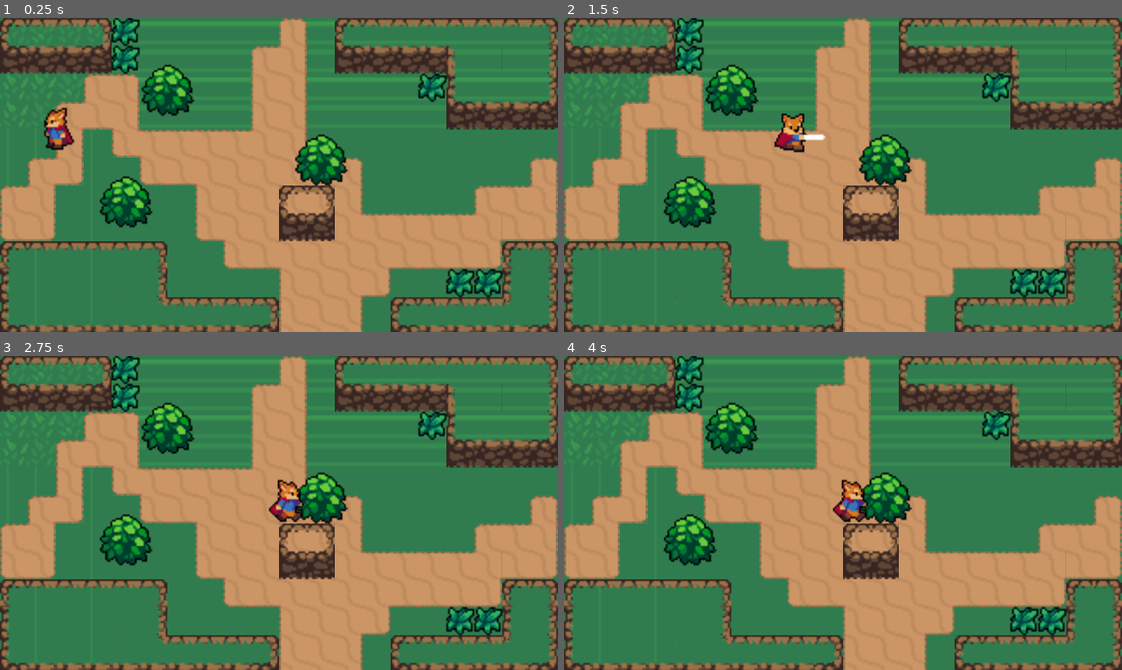
Above: before the commit, frames 1-4 (two rows, left to right).
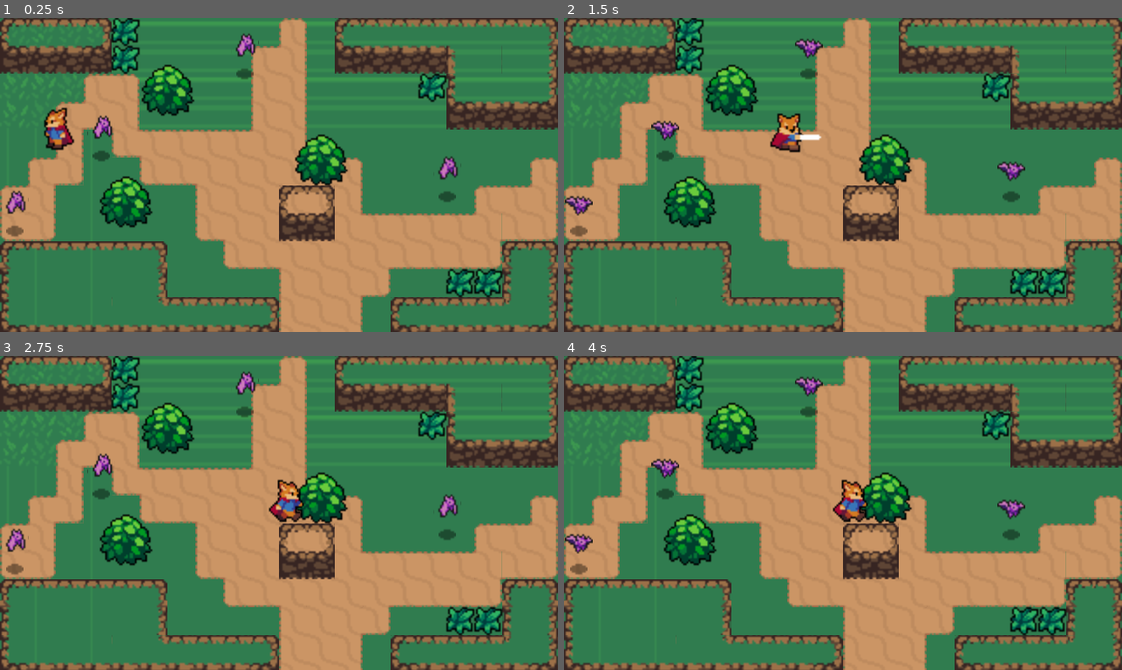
Above: after the commit, the same moments.

Repository: rballonline/GodotHeartBeastTutorials
Game: Godot game, scene res://World.tscn
The game is run twice, just before and just after one commit, with the same random seed, the same clock (stepped at 60 frames per second) and the same inputs.
Inputs:
- Up to frame 1 (0.25 s): no input
- Up to frame 2 (1.5 s): hold Right (ui_right) 0.53-1.28 s; tap K (roll) at 0.6 s; hold Down (ui_down) from 1.28 s (still down); tap Space (attack) at 1.35 s
- Up to frame 3 (2.75 s): tap K (roll) at 1.55, 2.1 s; release Down (ui_down) at 2.03 s; hold Right (ui_right) from 2.03 s (still down)
- Up to frame 4 (4 s): release Right (ui_right) at 2.78 s; hold Up (ui_up) 2.78-3.53 s; tap K (roll) at 2.85, 3.8 s; hold Left (ui_left) from 3.53 s (still down); tap Space (attack) at 3.6 s

The runs differ from the first frame. In frame 1, 1.1% of the frame differs, in the area x 0-83%, y 5-70%; in frame 2, 1.7%, in the area x 0-83%, y 6-70%; in frame 3, 1.1%; in frame 4, 1.1%.

Commit message:
End of 13

Diff:
--- /dev/null
+++ b/Enemies/Bat.gd
@@ -0,0 +1,10 @@
+extends KinematicBody2D
+
+var knockback = Vector2.ZERO
+
+func _physics_process(delta):
+	knockback = knockback.move_toward(Vector2.ZERO, 200 * delta)
+	knockback = move_and_slide(knockback)
+
+func _on_HurtBox_area_entered(area):
+	knockback = area.knockback_vector * 120
--- /dev/null
+++ b/Enemies/Bat.tscn
@@ -0,0 +1,74 @@
+[gd_scene load_steps=13 format=2]
+
+[ext_resource path="res://Shadows/SmallShadow.png" type="Texture" id=1]
+[ext_resource path="res://Enemies/Bat.png" type="Texture" id=2]
+[ext_resource path="res://Enemies/Bat.gd" type="Script" id=3]
+[ext_resource path="res://Hit and Hurt Boxes/HurtBox.tscn" type="PackedScene" id=4]
+
+[sub_resource type="AtlasTexture" id=1]
+flags = 4
+atlas = ExtResource( 2 )
+region = Rect2( 0, 0, 16, 24 )
+
+[sub_resource type="AtlasTexture" id=2]
+flags = 4
+atlas = ExtResource( 2 )
+region = Rect2( 16, 0, 16, 24 )
+
+[sub_resource type="AtlasTexture" id=3]
+flags = 4
+atlas = ExtResource( 2 )
+region = Rect2( 32, 0, 16, 24 )
+
+[sub_resource type="AtlasTexture" id=4]
+flags = 4
+atlas = ExtResource( 2 )
+region = Rect2( 48, 0, 16, 24 )
+
+[sub_resource type="AtlasTexture" id=5]
+flags = 4
+atlas = ExtResource( 2 )
+region = Rect2( 64, 0, 16, 24 )
+
+[sub_resource type="SpriteFrames" id=6]
+animations = [ {
+"frames": [ SubResource( 1 ), SubResource( 2 ), SubResource( 3 ), SubResource( 4 ), SubResource( 5 ) ],
+"loop": true,
+"name": "Fly",
+"speed": 10.0
+} ]
+
+[sub_resource type="CircleShape2D" id=7]
+radius = 3.93219
+
+[sub_resource type="CapsuleShape2D" id=8]
+radius = 7.86838
+height = 3.27476
+
+[node name="Bat" type="KinematicBody2D"]
+collision_layer = 16
+script = ExtResource( 3 )
+
+[node name="AnimatedSprite" type="AnimatedSprite" parent="."]
+position = Vector2( 0, -12 )
+frames = SubResource( 6 )
+animation = "Fly"
+frame = 4
+playing = true
+
+[node name="ShadowSprite" type="Sprite" parent="."]
+texture = ExtResource( 1 )
+
+[node name="CollisionShape2D" type="CollisionShape2D" parent="."]
+shape = SubResource( 7 )
+
+[node name="HurtBox" parent="." instance=ExtResource( 4 )]
+collision_layer = 8
+collision_mask = 0
+
+[node name="CollisionShape2D" parent="HurtBox" index="0"]
+position = Vector2( 0.65551, -12.8293 )
+shape = SubResource( 8 )
+[connection signal="area_entered" from="HurtBox" to="." method="_on_HurtBox_area_entered"]
+
+[editable path="HurtBox"]
--- a/Player/Player.gd
+++ b/Player/Player.gd
@@ -1,7 +1,7 @@
 extends KinematicBody2D
 
 var velocity = Vector2.ZERO
-var roll_vector = Vector2.DOWN
+var roll_vector = Vector2.LEFT
 
 const player_speed = 90
 const acceleration = 450
@@ -11,6 +11,7 @@
 onready var animation = $AnimationPlayer
 onready var animation_tree = $AnimationTree
 onready var animation_state = animation_tree.get("parameters/playback")
+onready var sword_hitbox = $HitboxPivot/SwordHitBox
 
 var state = MOVE
 
@@ -20,6 +21,7 @@
 
 func _ready():
 	animation_tree.active = true
+	sword_hitbox.knockback_vector = roll_vector
 
 func _physics_process(delta):
 	match state:
@@ -38,6 +40,7 @@
 	input_vector = input_vector.normalized()
 	if input_vector != Vector2.ZERO:
 		roll_vector = input_vector
+		sword_hitbox.knockback_vector = input_vector
 		animation_tree.set("parameters/Idle/blend_position", input_vector)
 		animation_tree.set("parameters/Run/blend_position", input_vector)
 		animation_tree.set("parameters/Attack/blend_position", input_vector)
@@ -70,6 +73,7 @@
 	move()
 
 func roll_complete():
+	velocity = velocity * 0.8
 	state = MOVE
 
 func move():
--- a/Player/Player.tscn
+++ b/Player/Player.tscn
@@ -1,8 +1,9 @@
-[gd_scene load_steps=48 format=2]
+[gd_scene load_steps=49 format=2]
 
 [ext_resource path="res://Player/Player.gd" type="Script" id=1]
 [ext_resource path="res://Player/Player.png" type="Texture" id=2]
 [ext_resource path="res://Hit and Hurt Boxes/HitBox.tscn" type="PackedScene" id=3]
+[ext_resource path="res://Player/SwordHitBox.gd" type="Script" id=4]
 
 [sub_resource type="CapsuleShape2D" id=1]
 radius = 3.56342
@@ -224,54 +225,6 @@
 "values": [ false, true ]
 }
 
-[sub_resource type="Animation" id=3]
-length = 0.1
-loop = true
-tracks/0/type = "value"
-tracks/0/path = NodePath("Sprite:frame")
-tracks/0/interp = 1
-tracks/0/loop_wrap = true
-tracks/0/imported = false
-tracks/0/enabled = true
-tracks/0/keys = {
-"times": PoolRealArray( 0 ),
-"transitions": PoolRealArray( 1 ),
-"update": 1,
-"values": [ 18 ]
-}
-
-[sub_resource type="Animation" id=4]
-length = 0.1
-loop = true
-tracks/0/type = "value"
-tracks/0/path = NodePath("Sprite:frame")
-tracks/0/interp = 1
-tracks/0/loop_wrap = true
-tracks/0/imported = false
-tracks/0/enabled = true
-tracks/0/keys = {
-"times": PoolRealArray( 0 ),
-"transitions": PoolRealArray( 1 ),
-"update": 1,
-"values": [ 12 ]
-}
-
-[sub_resource type="Animation" id=5]
-length = 0.1
-loop = true
-tracks/0/type = "value"
-tracks/0/path = NodePath("Sprite:frame")
-tracks/0/interp = 1
-tracks/0/loop_wrap = true
-tracks/0/imported = false
-tracks/0/enabled = true
-tracks/0/keys = {
-"times": PoolRealArray( 0 ),
-"transitions": PoolRealArray( 1 ),
-"update": 1,
-"values": [ 0 ]
-}
-
 [sub_resource type="Animation" id=6]
 length = 0.1
 loop = true
@@ -285,10 +238,58 @@
 "times": PoolRealArray( 0 ),
 "transitions": PoolRealArray( 1 ),
 "update": 1,
+"values": [ 18 ]
+}
+
+[sub_resource type="Animation" id=7]
+length = 0.1
+loop = true
+tracks/0/type = "value"
+tracks/0/path = NodePath("Sprite:frame")
+tracks/0/interp = 1
+tracks/0/loop_wrap = true
+tracks/0/imported = false
+tracks/0/enabled = true
+tracks/0/keys = {
+"times": PoolRealArray( 0 ),
+"transitions": PoolRealArray( 1 ),
+"update": 1,
+"values": [ 12 ]
+}
+
+[sub_resource type="Animation" id=8]
+length = 0.1
+loop = true
+tracks/0/type = "value"
+tracks/0/path = NodePath("Sprite:frame")
+tracks/0/interp = 1
+tracks/0/loop_wrap = true
+tracks/0/imported = false
+tracks/0/enabled = true
+tracks/0/keys = {
+"times": PoolRealArray( 0 ),
+"transitions": PoolRealArray( 1 ),
+"update": 1,
+"values": [ 0 ]
+}
+
+[sub_resource type="Animation" id=9]
+length = 0.1
+loop = true
+tracks/0/type = "value"
+tracks/0/path = NodePath("Sprite:frame")
+tracks/0/interp = 1
+tracks/0/loop_wrap = true
+tracks/0/imported = false
+tracks/0/enabled = true
+tracks/0/keys = {
+"times": PoolRealArray( 0 ),
+"transitions": PoolRealArray( 1 ),
+"update": 1,
 "values": [ 6 ]
 }
 
-[sub_resource type="Animation" id=41]
+[sub_resource type="Animation" id=10]
 resource_name = "RollDown"
 length = 0.5
 tracks/0/type = "value"
@@ -654,9 +655,10 @@
 position = Vector2( 15, 0 )
 collision_layer = 0
 collision_mask = 8
+script = ExtResource( 4 )
 
 [node name="CollisionShape2D" parent="HitboxPivot/SwordHitBox" index="0"]
-shape = SubResource( 40 )
+shape = SubResource( 44 )
 disabled = true
 
 [editable path="HitboxPivot/SwordHitBox"]
--- /dev/null
+++ b/Player/SwordHitBox.gd
@@ -0,0 +1,3 @@
+extends Area2D
+
+var knockback_vector = Vector2.ZERO
--- a/World.tscn
+++ b/World.tscn
@@ -6,6 +6,7 @@
 [ext_resource path="res://World/DirtTileset.png" type="Texture" id=4]
 [ext_resource path="res://World/CliffTileset.png" type="Texture" id=5]
 [ext_resource path="res://World/Grass.tscn" type="PackedScene" id=6]
+[ext_resource path="res://Enemies/Bat.tscn" type="PackedScene" id=7]
 
 [sub_resource type="TileSet" id=1]
 0/name = "DirtTileset.png 0"
@@ -534,3 +535,15 @@
 
 [node name="Grass5" parent="YSort/Grass" instance=ExtResource( 6 )]
 position = Vector2( 64, 0 )
+
+[node name="Bat" parent="YSort" instance=ExtResource( 7 )]
+position = Vector2( 140.314, 32.039 )
+
+[node name="Bat2" parent="YSort" instance=ExtResource( 7 )]
+position = Vector2( 256.445, 102.452 )
+
+[node name="Bat3" parent="YSort" instance=ExtResource( 7 )]
+position = Vector2( 58.2216, 79.0921 )
+
+[node name="Bat4" parent="YSort" instance=ExtResource( 7 )]
+position = Vector2( 8.49885, 122.141 )
--- a/project.godot
+++ b/project.godot
@@ -98,6 +98,7 @@
 2d_physics/layer_2="Player"
 2d_physics/layer_3="PlayerHurtbox"
 2d_physics/layer_4="EnemyHurtbox"
+2d_physics/layer_5="Enemy"
 
 [rendering]
 
Not shown: 12 places in Player/Player.tscn that only renumber resources
Not shown: 1 places in World.tscn that only renumber resources
